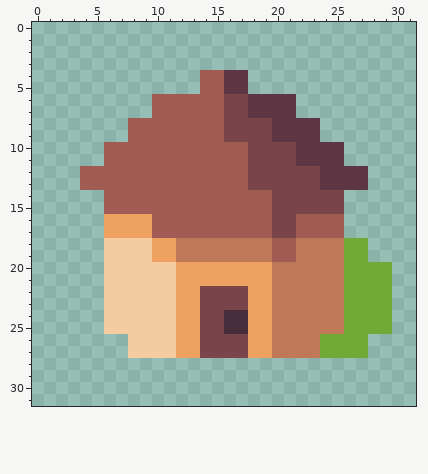
Pixel-art sprite, stored at sprites/spr_house/81bc1b4e-0c91-470e-8308-98e578150069.png. The first picture shows the starting point.
The file is 32x32 pixels.
The result:
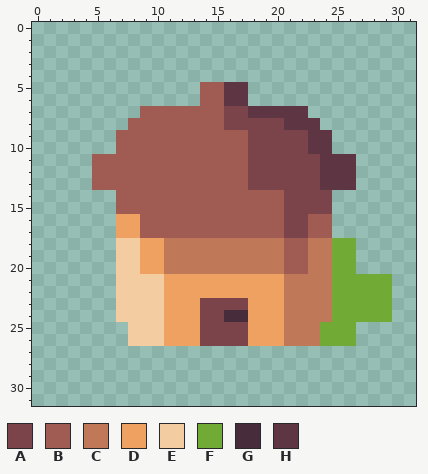
Palette (. is transparent): A #7a444a  B #a05b53  C #bf7958  D #eea160  E #f4cca1  F #71aa34  G #472d3c  H #5e3643
What changed:
Changed rows in their new state; - is an unchanged pixel.
first column x 4:
 4 ----------....------------
 6 ------....--HH....--------
 7 -----B------------H-------
 8 ----------------A---------
 9 ---B--------BB--AAA-H-----
10 --.---------------A--.----
11 -B----------------AA--H---
12 .----------------------.--
13 .----------------------.--
14 --.-------------B----.----
15 --.-------------B----.----
16 --.--B----------B-A--.----
17 --.--B----------B-A--.----
18 --.--D-C--------C-B--F-.--
19 --.--D-C--------C-B--F-.--
20 --.--DDCCCCCCCCC-BB--F-...
21 --.----D--------D----F----
22 --.----D--DDDD--D----F----
23 --.----D--------D----F----
24 --.----D--------D----F----
25 --..---D----AA--D---FF-...
26 -------D--------D------.--
27 ----....................--
Pixel boxes of the changes (left, top, right, bottom) in both pictures:
changed: (80, 70, 392, 358)
